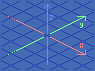
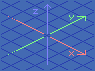
Layers edited between the first and the second (95, 71) image:
painted on "axis names copy" over [left=33, top=9, right=83, bottom=56]
